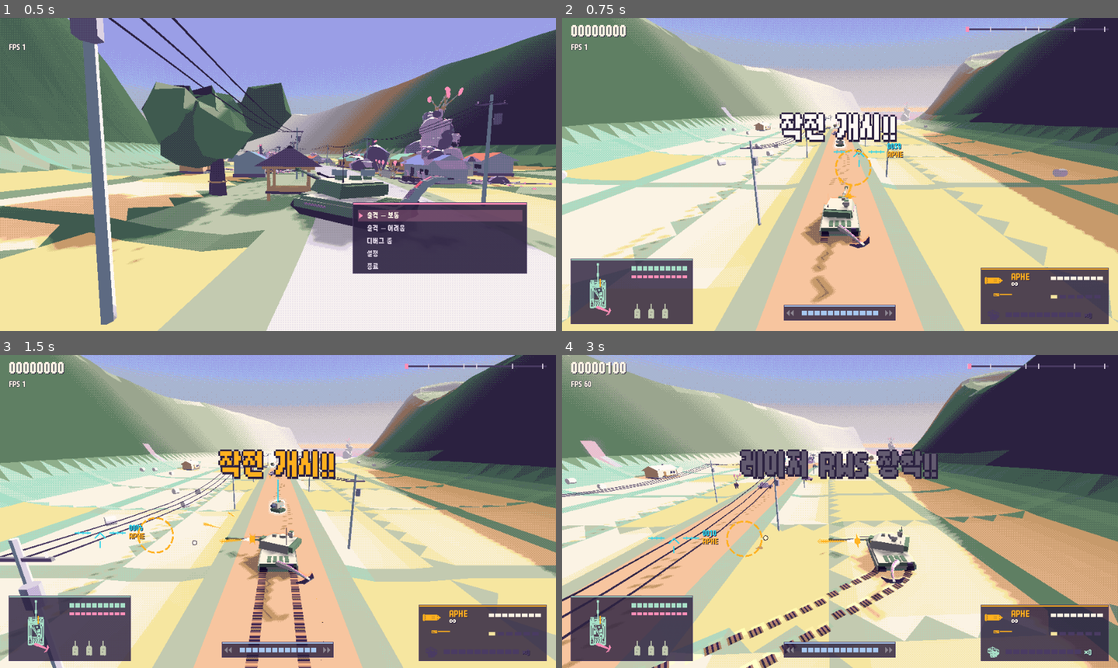
Above: before the commit, frames 1-4 (two rows, left to right).
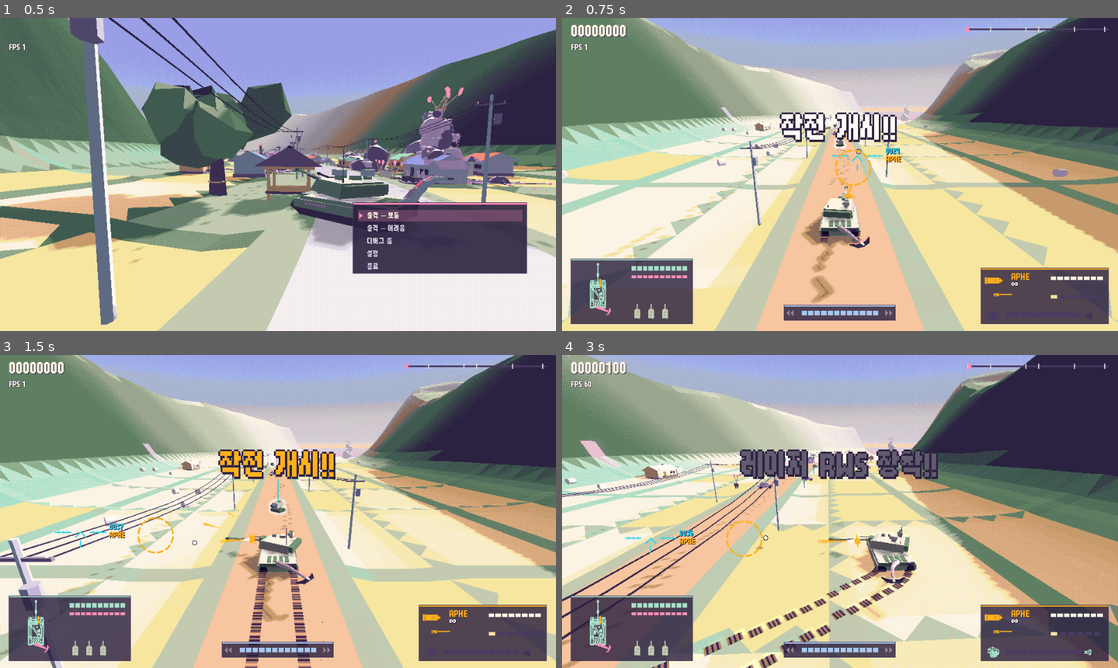
Above: after the commit, the same moments.

Repository: scarf005/orca-class
Game: Godot game, scene res://scenes/main.tscn
Same seed, same stepped clock (60 frames per second), same inputs: the game is played once before the commit and once after it.
Inputs (mouse positions are in pixels of both pictures, inside the frame that each line leads up to):
- Up to frame 1 (0.5 s): no input
- Up to frame 2 (0.75 s): tap Enter (ui_accept) at 0.5 s; drag from (840, 174) to (895, 105) at 0.52 s
- Up to frame 3 (1.5 s): drag from (166, 527) to (250, 574) at 1.27 s
- Up to frame 4 (3 s): move the mouse to (895, 442) at 2.02 s; hold D (move_right) 2.03-2.75 s; hold E 2.03-2.75 s; drag from (812, 574) to (673, 464) at 2.77 s

Frame 1 is identical in both runs. In frame 2, 0.3% of the frame differs, in the area x 48-62%, y 40-49%; in frame 3, 0.3%; in frame 4, 0.3%, in the area x 11-29%, y 55-64%.

Commit message:
fix: hold the soft lock and smooth the sight range and lead

Diff:
--- a/scripts/enemies/enemy.gd
+++ b/scripts/enemies/enemy.gd
@@ -2,8 +2,13 @@
 extends Entity
 ## Base for hostile units: score, weaknesses, stagger, burning, telegraphs, tail grabs and cleanup.
 
+const TRACK_RATE := 8.0 ## Per second `track_velocity` closes on `velocity`.
+const MIN_TRACK_DELTA := 0.002 ## Frames shorter than this (hitstop) say nothing about speed.
+const TELEPORT_DISTANCE := 6.0 ## A one-frame move this long is a jump, not travel.
+
 var score := 100
 var velocity := Vector3.ZERO
+var track_velocity := Vector3.ZERO ## Smoothed `velocity` for lead: steady through hitstop and lane hops.
 var stabbable := false
 var weakness := {} ## Hit.Kind -> damage multiplier.
 var death_radius := 2.0 ## Size of the death blast: half the model's longest side, set once it is built.
@@ -57,7 +62,10 @@
 	model.position = model.position.lerp(Vector3.ZERO, 1.0 - exp(-22.0 * delta)) + jitter
 	behave(delta)
 	show_damage(delta, death_radius)
-	velocity = (global_position - _last_position) / maxf(delta, 0.0001)
+	var moved := global_position - _last_position
+	velocity = moved / maxf(delta, 0.0001)
+	if delta > MIN_TRACK_DELTA and moved.length() < TELEPORT_DISTANCE:
+		track_velocity = track_velocity.lerp(velocity, 1.0 - exp(-TRACK_RATE * delta))
 	_last_position = global_position
 	wade(delta, velocity, death_radius)
 	if despawn_behind > 0.0:
--- a/scripts/player/tank.gd
+++ b/scripts/player/tank.gd
@@ -30,6 +30,9 @@
 const TAP_DIRECTIONS := {&"move_left": Vector2(-1, 0), &"move_right": Vector2(1, 0), &"move_forward": Vector2(0, 1), &"move_back": Vector2(0, -1)}
 const COAX_RANGE := 140.0
 const SOFT_LOCK_RADIUS := 56.0 ## Screen pixels (3D view) around the reticle; the FCS scales it.
+const LOCK_HOLD := 1.4 ## A held soft lock lasts out to this many radii from the reticle.
+const LOCK_SWITCH := 0.6 ## Another enemy takes a held lock only when this much nearer the reticle.
+const SIGHT_RATE := 10.0 ## Per second the chevron's range eases toward the range it rests on.
 const PART_LOCK_RADIUS := 90.0 ## Screen pixels: on a target made of modules, the nearest one within this is locked.
 const RESPAWN_DELAY := 1.8
 const RESPAWN_INVULN := 2.6
@@ -57,6 +60,9 @@
 var aim_screen := Vector2(DitherView.RESOLUTION) * Vector2(0.5, 0.45)
 var aim_point := Vector3.ZERO
 var aim_target: Entity
+var sight_range := 0.0 ## Smoothed range of the chevron along the barrel.
+var _sight_lock: Entity
+var _lay_offset := Vector3.ZERO ## Eased offset of the aimed spot from the locked target's center.
 var using_gamepad := false
 
 var coax_tier := 0
@@ -467,9 +473,16 @@
 	# apart, and rounds may only leave a few degrees off the barrel.
 	var lay := aim_point
 	var lock := _pick_coax_target()
+	var ease_in := 1.0 if lock != _sight_lock else 1.0 - exp(-SIGHT_RATE * delta) # Snaps when the lock changes hands.
 	if is_instance_valid(lock):
 		var speed: float = Armament.GUNS[Armament.tier_calibers(coax_tier)[0]].speed
-		lay = lead_point(model.muzzle.global_position, speed, lock, _aimed_spot(lock))
+		# The aimed spot eases, so the sight sliding on and off the target's shape does not jerk the barrel.
+		var spot := _aimed_spot(lock)
+		_lay_offset = _lay_offset.lerp(Vector3.ZERO if spot == Vector3.INF else spot - lock.hit_center(), ease_in)
+		lay = lead_point(model.muzzle.global_position, speed, lock, lock.hit_center() + _lay_offset)
+	# The sight's range follows the locked target's lay point, else the aim point, and eases too.
+	sight_range = lerpf(sight_range, model.muzzle.global_position.distance_to(lay), ease_in)
+	_sight_lock = lock
 	var local := model.turret.global_transform.affine_inverse() * lay
 	var yaw := atan2(-local.x, -local.z)
 	model.turret.rotation.y = rotate_toward(model.turret.rotation.y, model.turret.rotation.y + yaw, 7.0 * modules.traverse_factor() * delta)
@@ -528,7 +541,7 @@
 ## than a few degrees off where the barrel points.
 func _fire_direction(from: Vector3, speed: float) -> Vector3:
 	var target := aim_point
-	var lock := _pick_coax_target()
+	var lock := coax_target
 	if is_instance_valid(lock) and lock is Enemy:
 		target = lead_point(from, speed, lock, _aimed_spot(lock))
 	return along_barrel(-model.barrel.global_basis.z, (target - from).normalized())
@@ -537,7 +550,7 @@
 ## Where to aim so a round at `speed` meets `target`: a few passes settle the flight time.
 ## Where to shoot to hit `target` (at `spot` on it, or its middle) as it moves.
 func lead_point(from: Vector3, speed: float, target: Entity, spot := Vector3.INF) -> Vector3:
-	var enemy_velocity := (target as Enemy).velocity if target is Enemy and modules.lead_online() else Vector3.ZERO
+	var enemy_velocity := (target as Enemy).track_velocity if target is Enemy and modules.lead_online() else Vector3.ZERO
 	var p := target.hit_center() if spot == Vector3.INF else spot
 	var aim := p
 	for i in 3:
@@ -546,7 +559,6 @@
 
 
 func _update_weapons(delta: float) -> void:
-	coax_target = _pick_coax_target()
 	coax_part = _pick_part(coax_target)
 	if input_enabled and Input.is_action_pressed("fire_coax"):
 		var calibers := Armament.tier_calibers(coax_tier)
@@ -594,24 +606,46 @@
 	return best
 
 
+## Picks once a frame (in _update_aim) into `coax_target`, which the guns and the sight then share.
+## A held lock stays while it is in range, on screen and within LOCK_HOLD radii of the reticle;
+## another enemy takes it only by being clearly nearer the reticle (LOCK_SWITCH).
 func _pick_coax_target() -> Entity:
+	var held: Entity = coax_target if is_instance_valid(coax_target) else null
+	coax_target = null
 	if modules.lock_factor() <= 0.0:
 		return null # The sight is gone: the guns go where the reticle points.
 	if is_instance_valid(aim_target) and not aim_target.dead:
-		return aim_target
+		coax_target = aim_target
+		return coax_target
+	var radius := SOFT_LOCK_RADIUS * modules.lock_factor()
+	var limit := radius
+	var held_distance := _lock_distance(held)
+	if held_distance <= radius * LOCK_HOLD:
+		coax_target = held
+		limit = minf(radius, held_distance * LOCK_SWITCH)
+	for enemy in World.current.enemies:
+		if enemy == held:
+			continue
+		var distance := _lock_distance(enemy)
+		if distance < limit:
+			limit = distance
+			coax_target = enemy
+	return coax_target
+
+
+## Screen distance from the reticle to an enemy the FCS could lock, else INF.
+func _lock_distance(enemy: Entity) -> float:
+	if not is_instance_valid(enemy) or enemy.dead or enemy is Flare:
+		return INF
 	var cam := World.current.camera
-	var best: Entity = null
-	var best_distance := SOFT_LOCK_RADIUS * modules.lock_factor()
-	for enemy in World.current.enemies:
-		if enemy.dead or enemy is Flare or cam.is_position_behind(enemy.hit_center()):
-			continue
-		if enemy.hit_center().distance_to(global_position) > COAX_RANGE:
-			continue
-		var distance := cam.unproject_position(enemy.hit_center()).distance_to(aim_screen)
-		if distance < best_distance:
-			best_distance = distance
-			best = enemy
-	return best
+	if cam.is_position_behind(enemy.hit_center()) or enemy.hit_center().distance_to(global_position) > COAX_RANGE:
+		return INF
+	return cam.unproject_position(enemy.hit_center()).distance_to(aim_screen)
+
+
+## Where the chevron sits: along the barrel at the smoothed sight range.
+func sight_point() -> Vector3:
+	return model.muzzle.global_position - model.barrel.global_basis.z * maxf(sight_range, 30.0)
 
 
 ## Rounds leave along the barrel: the ballistic computer may correct only a few degrees off it,
--- a/scripts/ui/hud.gd
+++ b/scripts/ui/hud.gd
@@ -479,8 +479,7 @@
 	# where the gun fires; the mouse only leaves a small cursor the turret swings toward.
 	var muzzle := p.model.muzzle.global_position
 	var barrel_dir := -p.model.barrel.global_basis.z
-	var range_m := muzzle.distance_to(p.aim_point)
-	var far := muzzle + barrel_dir * maxf(range_m, 30.0)
+	var far := p.sight_point()
 	var near := muzzle + barrel_dir * 14.0
 	draw_circle(cursor, 2.0, Palette.WHITE)
 	draw_arc(cursor, 4.0, 0, TAU, 10, Palette.INK, 1.0)
@@ -498,7 +497,7 @@
 	draw_line(c + Vector2(0, 14), c + Vector2(0, 26), color, 2.0)
 	# Range to whatever the sight rests on.
 	if p.modules.lock_factor() > 0.0:
-		_text(c + Vector2(50, -4), "%04d" % int(range_m), color, 12)
+		_text(c + Vector2(50, -4), "%04d" % int(p.sight_range), color, 12)
 	_text(c + Vector2(50, 10), ROUND_CODES[p.current_round], Armament.ROUND_COLORS[p.current_round], 12)
 	# Reload ring: twelve segments fill; a READY flash when the gun is loaded.
 	var reload := clampf(1.0 - p.reload / (Armament.RELOAD * p.modules.reload_factor()), 0.0, 1.0)
--- /dev/null
+++ b/tests/aim_test.gd
@@ -0,0 +1,156 @@
+extends TestCase
+## The aiming reticle stays put while air targets weave: a steady sight range, a held soft lock and a smoothed lead.
+
+const JUMP_PX := 12.0 ## Largest per-frame chevron move (3D view pixels at 960x540) after settling.
+
+
+func _chevron(tank: Tank) -> Vector2:
+	return World.current.camera.unproject_position(tank.sight_point())
+
+
+func _hold_rail(world: World) -> void:
+	world.rail.mode = Rail.Mode.HOLD
+	world.rail.hold_at = world.rail.d
+
+
+func _drone(world: World, ahead: float, u: float) -> FpvDrone:
+	var drone := FpvDrone.new()
+	drone.slot = Vector3(u, 11.0, ahead)
+	drone.approach_time = 999.0 # Hovers and weaves instead of diving.
+	drone.position = Course.ground_at(world.rail.d + 4.0 + ahead, u) + Vector3.UP * 11.0
+	drone.invulnerable = true
+	world.add_enemy(drone)
+	return drone
+
+
+## Runs `count` frames with the cursor at `spot(frame)`; returns the worst chevron step after the
+## first 10 frames and how often the lock, the aim target and the raw aim range (over 20 m) flipped.
+func _run(tank: Tank, spot: Callable, count: int) -> Dictionary:
+	var worst := 0.0
+	var lock_flips := 0
+	var aim_flips := 0
+	var range_jumps := 0
+	var last := Vector2.INF
+	var last_lock: Entity = null
+	var last_aim: Entity = null
+	var last_range := 0.0
+	for i in count:
+		tank.aim_screen = spot.call(i)
+		await frames(1)
+		var at := _chevron(tank)
+		var range_m := tank.model.muzzle.global_position.distance_to(tank.aim_point)
+		if i >= 10:
+			worst = maxf(worst, at.distance_to(last))
+			lock_flips += int(tank.coax_target != last_lock)
+			aim_flips += int(tank.aim_target != last_aim)
+			range_jumps += int(absf(range_m - last_range) > 20.0)
+		last = at
+		last_lock = tank.coax_target
+		last_aim = tank.aim_target
+		last_range = range_m
+	return {"worst": worst, "lock_flips": lock_flips, "aim_flips": aim_flips, "range_jumps": range_jumps}
+
+
+func test_the_sight_holds_steady_on_a_weaving_drone() -> void:
+	var world := stage()
+	var tank := world.player
+	_hold_rail(world)
+	var drone := _drone(world, 40.0, 0.0)
+	await frames(30)
+	# A fixed cursor at the edge of the drone's hit shape: it weaves across, so the ray alternates
+	# between the drone (~40 m) and the ground far behind it.
+	var spot := world.camera.unproject_position(drone.hit_center()) + Vector2(10, 0)
+	var result := await _run(tank, func(_i: int) -> Vector2: return spot, 240)
+	check(result.worst < JUMP_PX, "the chevron moves at most %.1f px a frame" % result.worst)
+	check(result.lock_flips <= 2, "the lock flips %d times" % result.lock_flips)
+	check(tank.sight_range < 80.0, "the sight rests near the drone, not the ground behind it (%.0f m)" % tank.sight_range)
+	cleanup()
+
+
+func test_the_sight_holds_steady_on_a_uav_pass() -> void:
+	var world := stage()
+	var tank := world.player
+	_hold_rail(world)
+	var uav := Uav.new()
+	uav.position = Course.ground_at(world.rail.d + 120.0, 3.0) + Vector3.UP * Uav.ALTITUDE
+	uav.invulnerable = true
+	world.add_enemy(uav)
+	await frames(2)
+	var cam := world.camera
+	var result := await _run(tank, func(_i: int) -> Vector2: return cam.unproject_position(uav.hit_center()) + Vector2(0, 12), 150)
+	check(result.worst < JUMP_PX, "the chevron moves at most %.1f px a frame" % result.worst)
+	check(result.lock_flips <= 2, "the lock flips %d times" % result.lock_flips)
+	cleanup()
+
+
+func test_a_held_lock_survives_two_drones_at_the_same_distance() -> void:
+	var world := stage()
+	var tank := world.player
+	_hold_rail(world)
+	var left := _drone(world, 40.0, -2.0)
+	var right := _drone(world, 40.0, 2.0)
+	await frames(2)
+	left.set_process(false)
+	right.set_process(false)
+	var cam := world.camera
+	var mid := (cam.unproject_position(left.hit_center()) + cam.unproject_position(right.hit_center())) * 0.5
+	tank.aim_target = null
+	var flips := 0
+	var last: Entity = null
+	for i in 60:
+		tank.aim_screen = mid + Vector2(1.0 if i % 2 == 0 else -1.0, 0)
+		await frames(1)
+		tank.aim_target = null
+		var lock := tank._pick_coax_target()
+		flips += int(lock != last)
+		last = lock
+	check(flips <= 2, "the lock flips %d times over 60 frames" % flips)
+	check(last == left or last == right, "and it holds one of them")
+	cleanup()
+
+
+func test_a_much_nearer_enemy_takes_the_lock_and_one_under_the_cursor_at_once() -> void:
+	var world := stage()
+	var tank := world.player
+	_hold_rail(world)
+	var far := _drone(world, 40.0, -6.0)
+	var near := _drone(world, 40.0, 6.0)
+	await frames(2)
+	far.set_process(false)
+	near.set_process(false)
+	var cam := world.camera
+	var far_at := cam.unproject_position(far.hit_center())
+	var near_at := cam.unproject_position(near.hit_center())
+	tank.aim_target = null
+	tank.aim_screen = far_at + Vector2(-2, 0)
+	check(tank._pick_coax_target() == far, "the drone by the cursor locks")
+	tank.aim_screen = far_at.lerp(near_at, 0.4)
+	check(tank._pick_coax_target() == far, "the lock stays while the other is not clearly nearer")
+	tank.aim_screen = near_at + Vector2(0, 8)
+	check(tank._pick_coax_target() == near, "one much nearer the cursor takes it")
+	tank.aim_screen = Vector2(20, 20)
+	check(tank._pick_coax_target() == null, "and a lost lock is dropped")
+	tank.aim_target = far
+	tank.aim_screen = near_at
+	check(tank._pick_coax_target() == far, "the enemy under the reticle wins at once")
+	cleanup()
+
+
+func test_lead_velocity_converges_and_ignores_a_teleport() -> void:
+	var world := stage()
+	var enemy := Enemy.new()
+	world.add_enemy(enemy)
+	enemy.set_process(false)
+	enemy.despawn_behind = 0.0
+	var step := Vector3(0.5, 0.0, -0.25)
+	for _i in 60:
+		enemy.global_position += step
+		enemy.tick(1.0 / 60.0)
+	check((enemy.track_velocity - step * 60.0).length() < 1.0, "it settles on the true velocity (%s)" % enemy.track_velocity)
+	enemy.global_position += Vector3(80.0, 0.0, 0.0)
+	enemy.tick(1.0 / 60.0)
+	check(enemy.velocity.x > 1000.0, "the raw velocity spikes")
+	check((enemy.track_velocity - step * 60.0).length() < 1.0, "the smoothed one does not (%s)" % enemy.track_velocity)
+	enemy.tick(0.0)
+	check(is_finite(enemy.track_velocity.x) and (enemy.track_velocity - step * 60.0).length() < 1.0, "a zero-length frame changes nothing")
+	cleanup()
--- a/tests/small_arms_test.gd
+++ b/tests/small_arms_test.gd
@@ -161,7 +161,7 @@
 	var ugv := Ugv.new()
 	ugv.position = Course.ground_at(world.rail.d + 60.0, 0.0)
 	world.add_enemy(ugv)
-	ugv.velocity = Vector3(10.0, 0.0, 0.0)
+	ugv.track_velocity = Vector3(10.0, 0.0, 0.0)
 	var from := tank.model.muzzle.global_position
 	var led := tank.lead_point(from, 100.0, ugv)
 	check(led.distance_to(ugv.hit_center()) > 1.0, "a whole FCS leads a moving target")
@@ -199,7 +199,7 @@
 	var ugv := Ugv.new()
 	ugv.position = Course.ground_at(world.rail.d + 60.0, 0.0)
 	world.add_enemy(ugv)
-	ugv.velocity = Vector3(12.0, 0.0, 0.0)
+	ugv.track_velocity = Vector3(12.0, 0.0, 0.0)
 	ugv.invulnerable = true
 	await frames(2)
 	tank.aim_target = ugv
